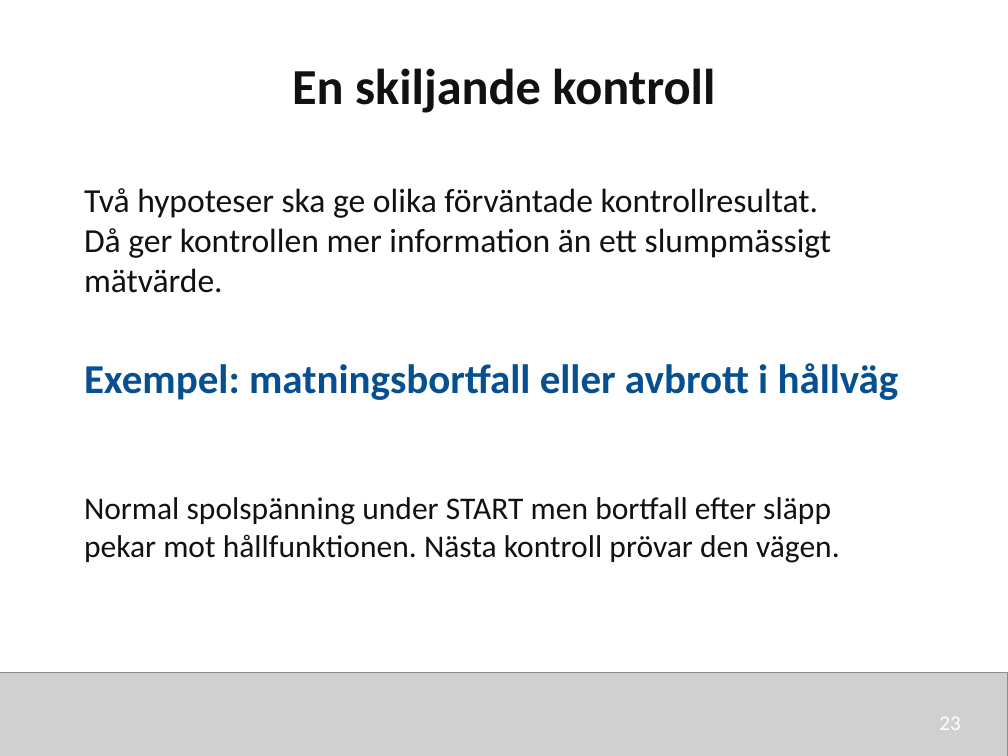
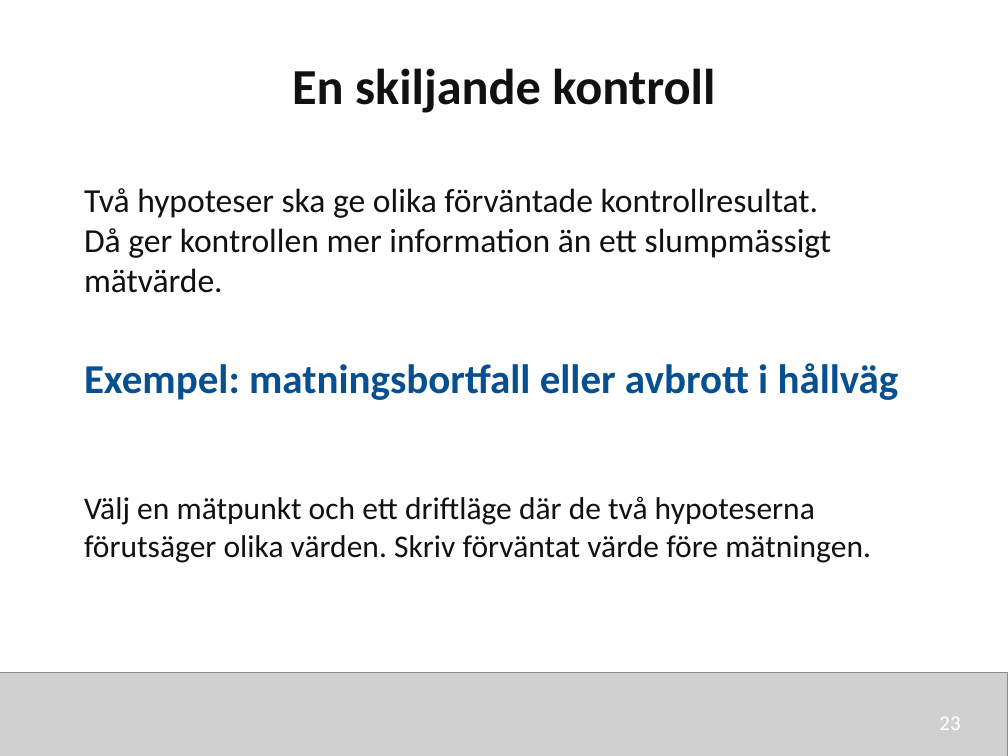
Before and after one commit to nj22az/nj22az.github.io, a slide deck: slide 23 of sjoskolan/vecka-45/aktuell/v45_01_Systematisk_felsokning_elev.pptx. Drawn at 1008x756 pixels with LibreOffice and Linux fonts; fonts in the diff are those of the drawing; grey boxes stand for pictures. Boxes give left, top, right and bottom in pixels: in the first picture for what was removed or moved away, otherwise in the second. Text is boxed around its words. In the diff, an @@ line names an element or a change of style, - is before the commit and + after.

```diff
--- a/sjoskolan/vecka-45/aktuell/v45_01_Systematisk_felsokning_elev.pptx
+++ b/sjoskolan/vecka-45/aktuell/v45_01_Systematisk_felsokning_elev.pptx
@@ text at [84, 496, 871, 563]: text changed @@
-Normal spolspänning under START men bortfall efter släpp
-pekar mot hållfunktionen. Nästa kontroll prövar den vägen.
+Välj en mätpunkt och ett driftläge där de två hypoteserna
+förutsäger olika värden. Skriv förväntat värde före mätningen.
```
Also in this commit, not shown: 10 other slides changed, 5 other files.
